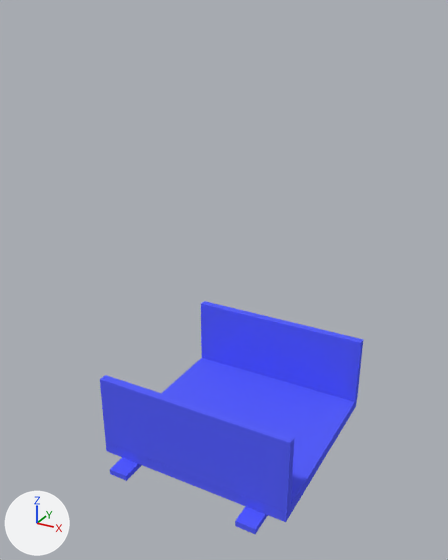
Renders of the Blender file More Catwalks/More Catwalks - Suspended.blend from each side of a commit.
Before and after are seen from a 50 mm lens placed at (3.17, -6.16, 3.96), pointed at (-0.12, -0.18, 0.98). Arrows for +X, +Y and +Z are at lower left; the lights stay in place. The same objects are shown in both versions, whatever each file hides.

Names of what the first picture shows: 'SteelCatwalk2SidesCollision.000', 'SteelCatwalk2SidesCollision.001', 'SteelCatwalk2SidesCollision.002', 'SupportCollision.005', 'SupportCollision.007'.
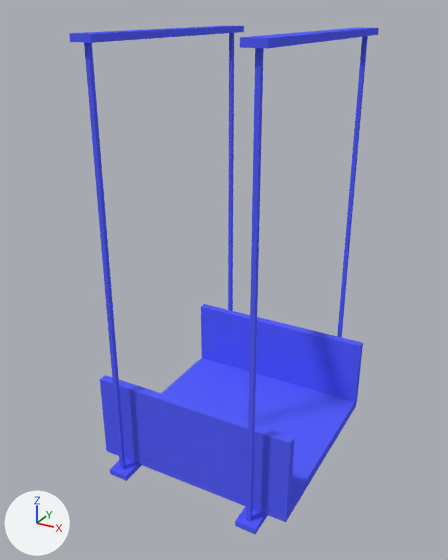
The change, as a list of edits to the scene's bpy script:
```text
Change me_cube_046:
    where me_cube_046.from_pydata(...)  # 8 vertices, 6 faces; spans x -1.25..1.26, y 1.14..1.25, z -1.11..-0.17
    used by ob_steelcatwalk2sidescollision_002; parent = ob_steelcatwalk2sidescollision_000; location = (0.0, 0.0, 0.0)
    me_cube_046 part 1: the whole mesh is moved by (0.0, 0.0, -0.05)
Add me_cube_037:
    me_cube_037.from_pydata(...)  # a box spanning x -1.0..-0.75, y -1.5..1.5, z 3.67..3.75
    me_cube_037.materials.append(mat_collision)  # blue #5861ff
Add me_cube_050:
    me_cube_050.from_pydata(...)  # a box spanning x -0.9..-0.85, y -1.42..-1.38, z -1.25..3.75
    me_cube_050.materials.append(mat_collision)  # blue #5861ff
Add me_cube_049:
    me_cube_049.from_pydata(...)  # a box spanning x 0.85..0.9, y 1.38..1.42, z -1.25..3.75
    me_cube_049.materials.append(mat_collision)  # blue #5861ff
Add me_cube_048:
    me_cube_048.from_pydata(...)  # a box spanning x -0.9..-0.85, y 1.38..1.42, z -1.25..3.75
    me_cube_048.materials.append(mat_collision)  # blue #5861ff
Add me_cube_047:
    me_cube_047.from_pydata(...)  # a box spanning x 0.85..0.9, y -1.42..-1.38, z -1.25..3.75
    me_cube_047.materials.append(mat_collision)  # blue #5861ff
Add me_cube_038:
    me_cube_038.from_pydata(...)  # a box spanning x 0.75..1.0, y -1.5..1.5, z 3.67..3.75
    me_cube_038.materials.append(mat_collision)  # blue #5861ff
Change ob_supportcollision_005:
    ob_supportcollision_005.parent: ob_supportcollision_001 -> ob_supportcollision_011
Change ob_supportcollision_007:
    ob_supportcollision_007.parent: ob_supportcollision_001 -> ob_supportcollision_011
Add ob_supportcollision_011:
    ob_supportcollision_011 = bpy.data.objects.new('SupportCollision.011', me_cube_037)
    ob_supportcollision_011.location = (0.0, 0.0, 0.0)
Add ob_cube_016:
    ob_cube_016 = bpy.data.objects.new('Cube.016', me_cube_050)
    ob_cube_016.parent = ob_supportcollision_011
    ob_cube_016.location = (0.0, 0.0, 0.0)
Add ob_cube_015:
    ob_cube_015 = bpy.data.objects.new('Cube.015', me_cube_049)
    ob_cube_015.parent = ob_supportcollision_011
    ob_cube_015.location = (0.0, 0.0, 0.0)
Add ob_cube_014:
    ob_cube_014 = bpy.data.objects.new('Cube.014', me_cube_048)
    ob_cube_014.parent = ob_supportcollision_011
    ob_cube_014.location = (0.0, 0.0, 0.0)
Add ob_cube_013:
    ob_cube_013 = bpy.data.objects.new('Cube.013', me_cube_047)
    ob_cube_013.parent = ob_supportcollision_011
    ob_cube_013.location = (0.0, 0.0, 0.0)
Add ob_supportcollision_012:
    ob_supportcollision_012 = bpy.data.objects.new('SupportCollision.012', me_cube_038)
    ob_supportcollision_012.parent = ob_supportcollision_011
    ob_supportcollision_012.location = (0.0, 0.0, 0.0)
```

Location of each change, [x1, y1, x2, y2] in pixels of the pictures (448 x 560 px):
'SteelCatwalk2SidesCollision.002', mesh moved: before [201, 301, 363, 402]; after [201, 304, 363, 405]
'Cube.013', added (blue): after [246, 48, 264, 521]
'Cube.016', added (blue): after [84, 43, 126, 469]
'SupportCollision.011', added (blue): after [69, 26, 244, 43]
'SupportCollision.012', added (blue): after [240, 28, 379, 48]
'Cube.015', added (blue): after [337, 36, 368, 337]
'Cube.014', added (blue): after [228, 33, 234, 311]
'SupportCollision.005', moved: [235, 506, 268, 534] in both
'SupportCollision.007', moved: before [110, 457, 142, 481]; after [110, 459, 142, 481]
